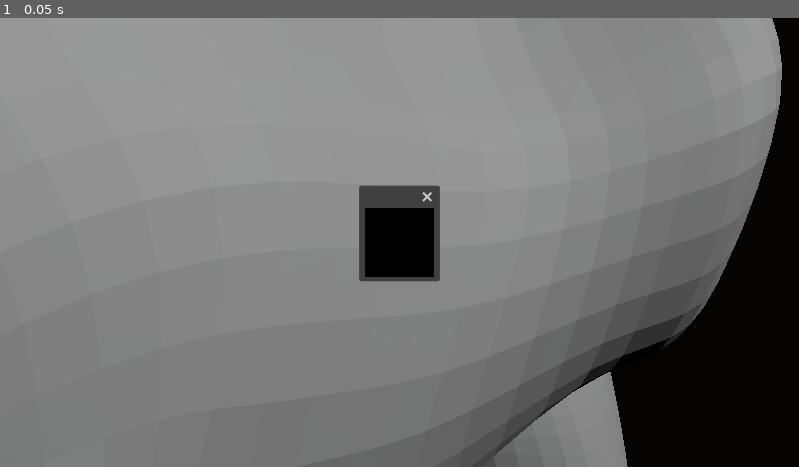
Above: before the commit, frame 1.
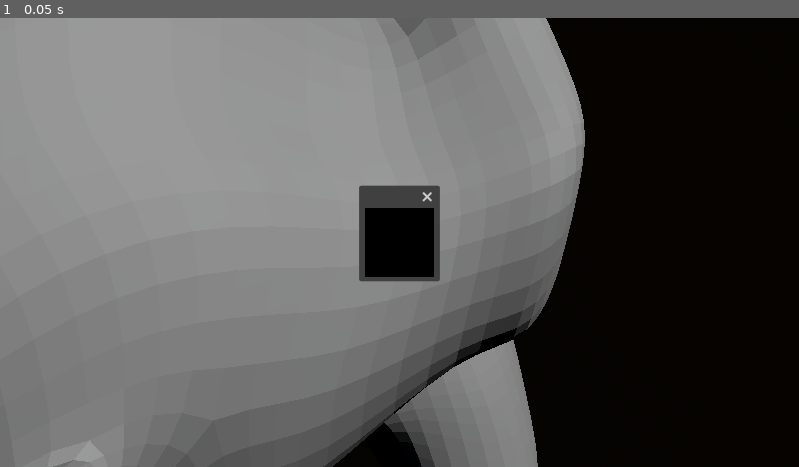
Above: after the commit, the same moment.

Repository: shBLOCK/WorldCube
Game: Godot game, scene res://src/flip_go_demo.tscn
The game is run twice, just before and just after one commit, with the same random seed, the same clock (stepped at 60 frames per second) and the same inputs.
Inputs:
- Up to frame 1 (0.05 s): no input

The runs differ from the first frame. In frame 1, 29% of the frame differs, in the area x 9-98%, y 0-100%.

Commit message:
Change CRLF to LF (again)

Diff:
--- a/software/GlassLess3DGodot/src/flip_go_demo.tscn
+++ b/software/GlassLess3DGodot/src/flip_go_demo.tscn
@@ -27,7 +27,7 @@
 [node name="World" type="Node3D" parent="."]
 
 [node name="Susan3" type="MeshInstance3D" parent="World"]
-transform = Transform3D(10.405, 0, 0, 0, 10.0949, 2.52143, 0, -2.52143, 10.0949, 0, 3.28979, -15.4421)
+transform = Transform3D(8, 0, 0, 0, 7.76156, 1.93862, 0, -1.93862, 7.76156, 0, 3.28979, -15.4421)
 ignore_occlusion_culling = true
 mesh = ExtResource("2_h7e3i")
 skeleton = NodePath("../..")
